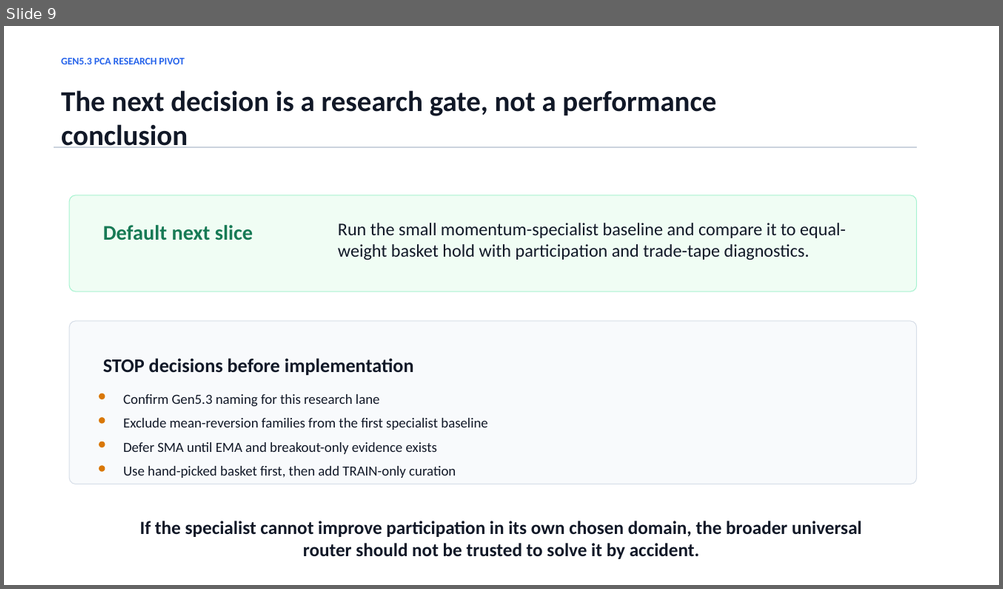
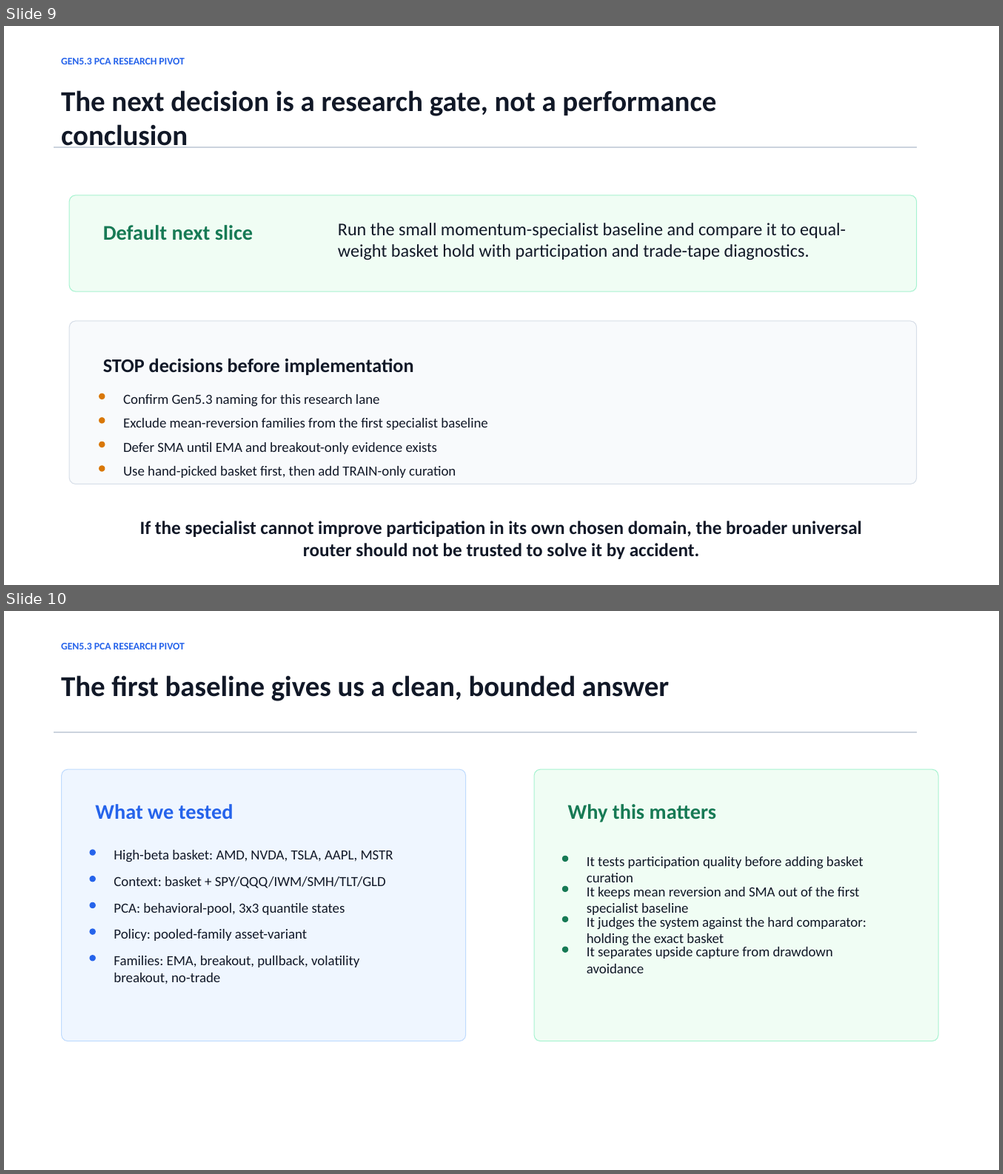
Before and after one commit to Francisc0Franc0/Time-Series-Modeling-Gen5, a slide deck: presentations/gen5_3_bull_momentum_specialist_plan.pptx. Shown one above the other, each under a label of ours: slide 9 before the commit, slides 9 and 10 after it. The pictures are 1003x589 and 1003x1174 pixels, drawn with LibreOffice and Linux fonts; fonts in the diff are those of the drawing. Boxes give left, top, right and bottom in pixels: in the first picture for what was removed or moved away, otherwise in the second. Text is boxed around its words. In the diff, an @@ line names an element or a change of style, - is before the commit and + after.

Commit message:
Run Gen5.3 bull momentum specialist baseline

```diff
--- a/presentations/gen5_3_bull_momentum_specialist_plan.pptx
+++ b/presentations/gen5_3_bull_momentum_specialist_plan.pptx
@@ slide 10 added at [4, 611, 999, 1170], background #FFFFFF @@
@@ text added at [61, 643, 184, 649], 9.8 pt, text #2563EB, bold @@
+GEN5.3 PCA RESEARCH PIVOT
@@ text added at [61, 675, 669, 701], 27.8 pt, text #111827, bold @@
+The first baseline gives us a clean, bounded answer
@@ rectangle added at [54, 732, 916, 732], fill #CBD3DD, outline #CBD3DD 0 pt @@
@@ rounded rectangle added at [62, 769, 466, 1042], fill #EFF6FF, outline #BFDBFE 0.75 pt @@
@@ rounded rectangle added at [534, 769, 938, 1042], fill #F0FDF4, outline #A7F3D0 0.75 pt @@
@@ text added at [95, 804, 233, 819], 20.2 pt, text #2563EB, bold @@
+What we tested
@@ text added at [568, 804, 716, 823], 20.2 pt, text #177A55, bold @@
+Why this matters
@@ ellipse added at [90, 850, 96, 856], fill #2563EB @@
@@ text added at [114, 850, 393, 863], 13.5 pt, text #111827 @@
+High-beta basket: AMD, NVDA, TSLA, AAPL, MSTR
@@ ellipse added at [90, 876, 96, 882], fill #2563EB @@
@@ text added at [114, 877, 386, 889], 13.5 pt, text #111827 @@
+Context: basket + SPY/QQQ/IWM/SMH/TLT/GLD
@@ ellipse added at [562, 856, 568, 862], fill #177A55 @@
@@ text added at [586, 857, 863, 883], 13.5 pt, text #111827 @@
+It tests participation quality before adding basket curation
@@ ellipse added at [562, 886, 568, 892], fill #177A55 @@
@@ text added at [586, 887, 859, 915], 13.5 pt, text #111827 @@
+It keeps mean reversion and SMA out of the first specialist baseline
@@ ellipse added at [90, 903, 96, 908], fill #2563EB @@
@@ text added at [114, 903, 345, 915], 13.5 pt, text #111827 @@
+PCA: behavioral-pool, 3x3 quantile states
@@ ellipse added at [562, 916, 568, 922], fill #177A55 @@
@@ text added at [586, 917, 866, 948], 13.5 pt, text #111827 @@
+It judges the system against the hard comparator: holding the exact basket
@@ ellipse added at [90, 929, 96, 935], fill #2563EB @@
@@ text added at [114, 929, 307, 941], 13.5 pt, text #111827 @@
+Policy: pooled-family asset-variant
@@ ellipse added at [90, 955, 96, 961], fill #2563EB @@
@@ text added at [114, 956, 359, 984], 13.5 pt, text #111827 @@
+Families: EMA, breakout, pullback, volatility breakout, no-trade
@@ ellipse added at [562, 947, 568, 953], fill #177A55 @@
@@ text added at [586, 945, 833, 974], 13.5 pt, text #111827 @@
+It separates upside capture from drawdown avoidance
```
Also in this commit, not shown: 3 other slides added, 5 other files.
